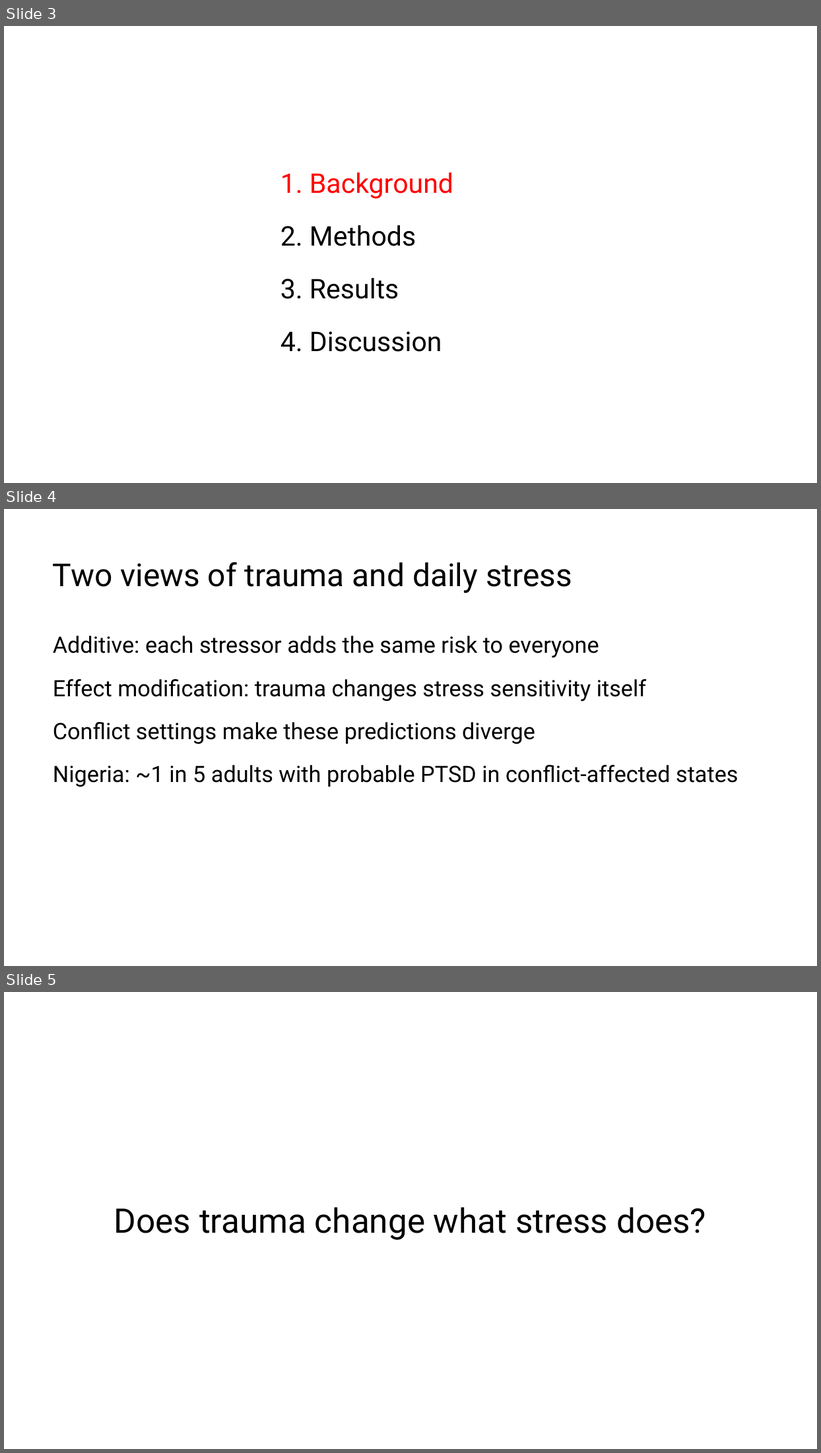
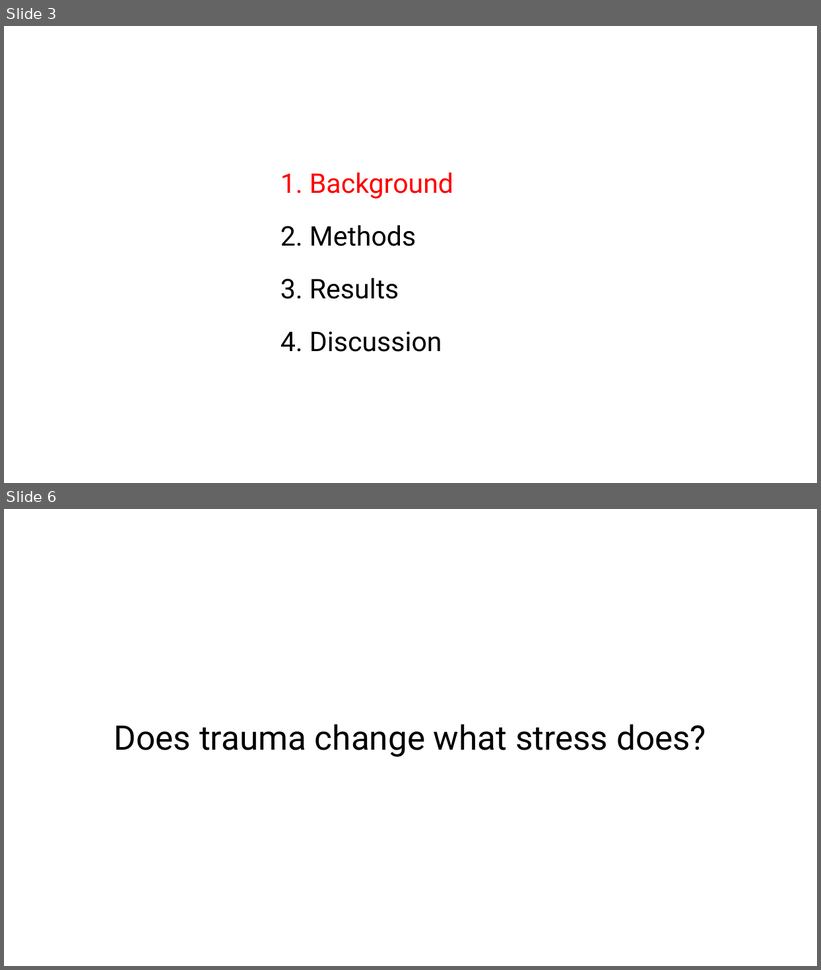
Before and after one commit to MrMoh19/speechify-personal, a slide deck: projects/marvin-stress-trauma/istss_trauma_saturation.pptx. Shown one above the other, each under a label of ours: slides 3, 4 and 5 before the commit, slides 3 and 6 after it; the slides between them are not shown. The pictures are 821x1453 and 821x970 pixels, drawn with LibreOffice and Linux fonts; fonts in the diff are those of the drawing. Boxes give left, top, right and bottom in pixels: in the first picture for what was removed or moved away, otherwise in the second. Text is boxed around its words. In the diff, an @@ line names an element or a change of style, - is before the commit and + after.

```diff
--- a/projects/marvin-stress-trauma/istss_trauma_saturation.pptx
+++ b/projects/marvin-stress-trauma/istss_trauma_saturation.pptx
@@ slide 4 removed at (x1=4, y1=509, x2=817, y2=966), background #FFFFFF @@
@@ text removed at (x1=53, y1=562, x2=572, y2=593) @@
-Two views of trauma and daily stress
@@ text removed at (x1=53, y1=636, x2=739, y2=787) @@
-Additive: each stressor adds the same risk to everyone
-Effect modification: trauma changes stress sensitivity itself
-Conflict settings make these predictions diverge
-Nigeria: ~1 in 5 adults with probable PTSD in conflict-affected states
@@ what was slide 5 is now slide 6 @@
```
Also in this commit, not shown: 6 slides changed, 5 slides added, 1 other file.
